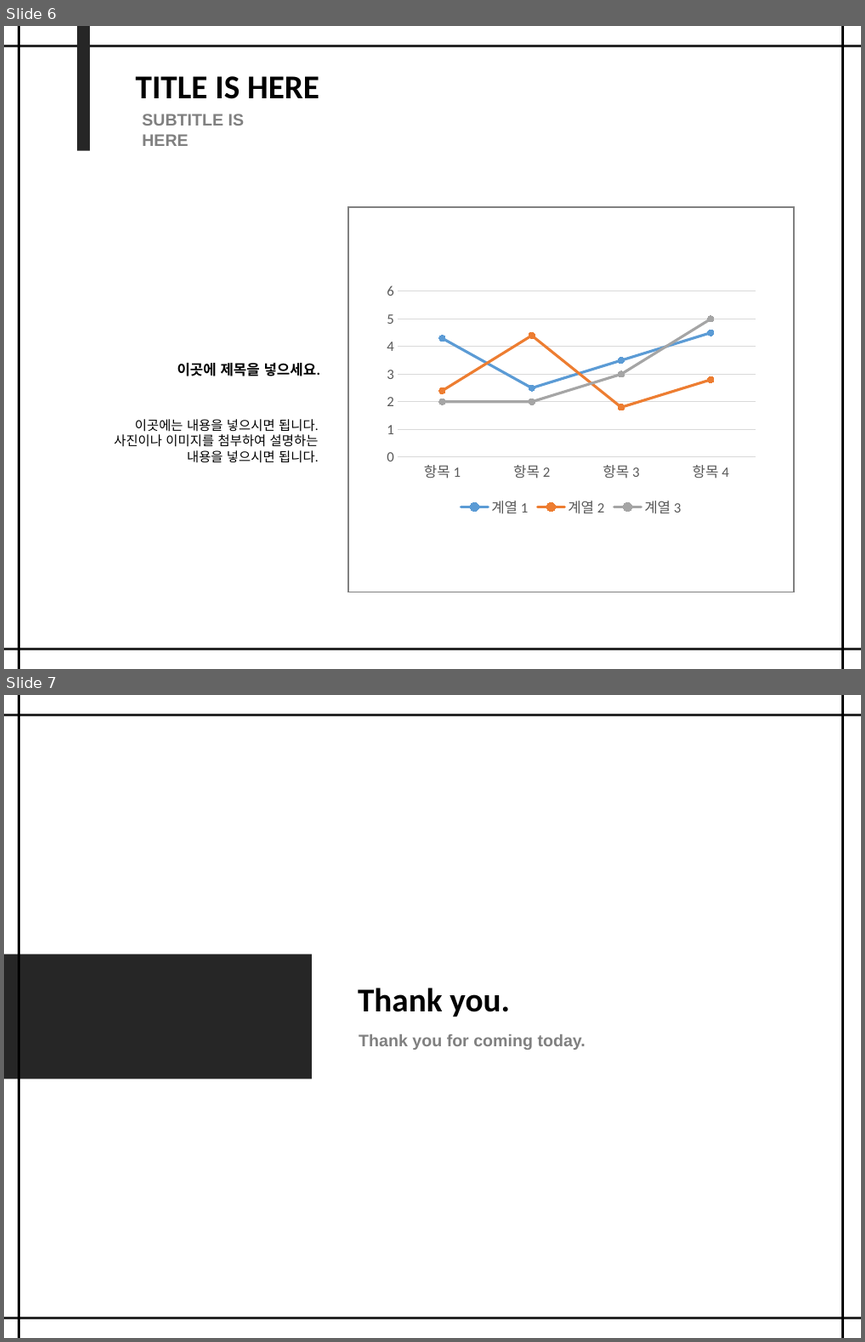
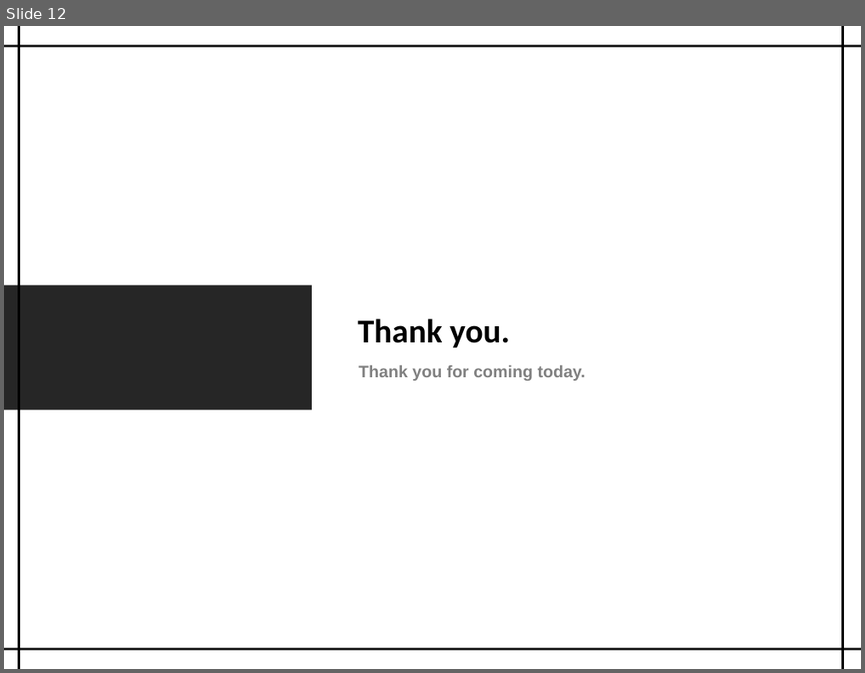
Before and after one commit to woo1038/shop, a slide deck: shop_ppt.pptx. Shown one above the other, each under a label of ours: slides 6 and 7 before the commit, slide 12 after it. The pictures are 865x1342 and 865x673 pixels, drawn with LibreOffice and Linux fonts; fonts in the diff are those of the drawing. Boxes give left, top, right and bottom in pixels: in the first picture for what was removed or moved away, otherwise in the second. Text is boxed around its words. In the diff, an @@ line names an element or a change of style, - is before the commit and + after.

```diff
--- a/shop_ppt.pptx
+++ b/shop_ppt.pptx
@@ slide 6 removed at (4,26,861,669), background #FFFFFF @@
@@ line removed from (4, 46) to (861, 46) @@
@@ line removed from (18, 26) to (18, 669) @@
@@ rectangle removed at (77,26,90,150) @@
@@ line removed from (842, 26) to (842, 669) @@
@@ text removed at (136,76,319,99) @@
-TITLE IS HERE
@@ text removed at (142,114,245,146) @@
-SUBTITLE IS HERE
@@ rectangle removed at (348,207,794,591) @@
@@ line chart removed at (380,278,763,522) @@
-categories: 항목 1, 항목 2, 항목 3, 항목 4
-계열 1: 4.3, 2.5, 3.5, 4.5
-계열 2: 2.4, 4.4, 1.8, 2.8
-계열 3: 2, 2, 3, 5
@@ text removed at (177,363,320,376) @@
-이곳에 제목을 넣으세요.
@@ text removed at (114,419,318,463) @@
-이곳에는 내용을 넣으시면 됩니다.
-사진이나 이미지를 첨부하여 설명하는 내용을 넣으시면 됩니다.
@@ line removed from (4, 649) to (861, 649) @@
@@ what was slide 7 is now slide 12 @@
```
Also in this commit, not shown: 2 slides changed, 8 slides added, 2 other slides removed.
